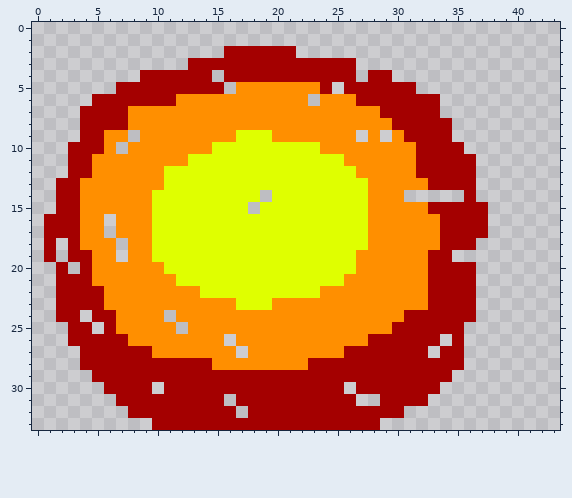
One commit to this pixel-art sprite: GGJ 2021/Assets/Scripts/game/Empresario 26.png. The picture above was drawn from the file before the commit.
The file is 44x34 pixels.
The same view after the edit:
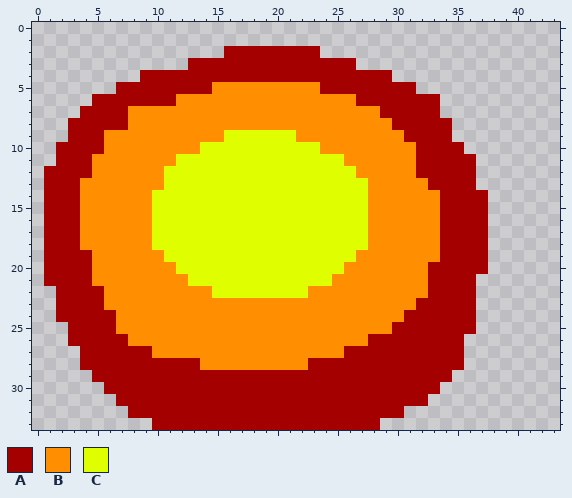
Palette (. is transparent): A #a40000  B #ff8f00  C #dfff00
From the commit log: Barrita, y empresario animacion cambiada
From old to new:
@@ x 0..43 @@
  1 ............................................
- 2 ................AAAAAA......................
+ 2 ................AAAAAAAA....................
  3 .............AAAAAAAAAAAAAA.................
- 4 .........AAAAAA.AAAAAAAAAAA.AA..............
- 5 .......AAAAAAAAA.BBBBBBBA.AAAAAA............
- 6 .....AAAAAAABBBBBBBBBBB.BBBAAAAAAA..........
+ 4 .........AAAAAAAAAAAAAAAAAAAAA..............
+ 5 .......AAAAAAAABBBBBBBBBAAAAAAAA............
+ 6 .....AAAAAAABBBBBBBBBBBBBBBAAAAAAA..........
  7 ....AAAABBBBBBBBBBBBBBBBBBBBBAAAAA..........
- 8 ....AAAABBBBBBBBBBBBBBBBBBBBBBAAAAA.........
- 9 ....AABB.BBBBBBBBCCCBBBBBBB.B.BAAAA.........
-10 ...AAAB.BBBBBBBCCCCCCCCCBBBBBBBBAAAA........
-11 ...AABBBBBBBBCCCCCCCCCCCCCBBBBBBAAAAA.......
-12 ...AABBBBBBCCCCCCCCCCCCCCCCBBBBBAAAAA.......
-13 ..AABBBBBBBCCCCCCCCCCCCCCCCCBBBBBAAAA.......
-14 ..AABBBBBBCCCCCCCCC.CCCCCCCCBBB.....A.......
-15 ..AABBBBBBCCCCCCCC.CCCCCCCCCBBBBBAAAAA......
-16 .AAABB.BBBCCCCCCCCCCCCCCCCCCBBBBBBAAAA......
-17 .AAABB.BBBCCCCCCCCCCCCCCCCCCBBBBBBAAAA......
-18 .A.ABBB.BBCCCCCCCCCCCCCCCCCCBBBBBBAAA.......
-19 .A.AABB.BBCCCCCCCCCCCCCCCCCBBBBBBAA.........
-20 ..A.ABBBBBBCCCCCCCCCCCCCCCCBBBBBBAAAA.......
-21 ..AAABBBBBBBCCCCCCCCCCCCCCBBBBBBBAAAA.......
-22 ..AAAABBBBBBBBCCCCCCCCCCBBBBBBBBBAAAA.......
-23 ..AAAABBBBBBBBBBBCCCBBBBBBBBBBBBBAAAA.......
-24 ..AA.AABBBB.BBBBBBBBBBBBBBBBBBBAAAAAA.......
-25 ...AA.ABBBBB.BBBBBBBBBBBBBBBBBAAAAAA........
-26 ...AAAAABBBBBBBB.BBBBBBBBBBBAAAAAA.A........
-27 ....AAAAAABBBBBBB.BBBBBBBBAAAAAAA.AA........
-28 ....AAAAAAAAAAABBBBBBBBAAAAAAAAAAAAA........
+ 8 ...AAAAABBBBBBBBBBBBBBBBBBBBBBAAAAA.........
+ 9 ...AAABBBBBBBBBBCCCCCCBBBBBBBBBAAAA.........
+10 ..AAAABBBBBBBBCCCCCCCCCCBBBBBBBBAAAA........
+11 ..AAABBBBBBBCCCCCCCCCCCCCCBBBBBBAAAAA.......
+12 .AAAABBBBBBCCCCCCCCCCCCCCCCBBBBBAAAAA.......
+13 .AAABBBBBBBCCCCCCCCCCCCCCCCCBBBBBAAAA.......
+14 .AAABBBBBBCCCCCCCCCCCCCCCCCCBBBBBBAAAA......
+15 .AAABBBBBBCCCCCCCCCCCCCCCCCCBBBBBBAAAA......
+16 .AAABBBBBBCCCCCCCCCCCCCCCCCCBBBBBBAAAA......
+17 .AAABBBBBBCCCCCCCCCCCCCCCCCCBBBBBBAAAA......
+18 .AAABBBBBBCCCCCCCCCCCCCCCCCCBBBBBBAAAA......
+19 .AAAABBBBBBCCCCCCCCCCCCCCCCBBBBBBBAAAA......
+20 .AAAABBBBBBBCCCCCCCCCCCCCCBBBBBBBAAAAA......
+21 .AAAABBBBBBBBCCCCCCCCCCCCBBBBBBBBAAAA.......
+22 ..AAAABBBBBBBBBCCCCCCCCBBBBBBBBBBAAAA.......
+23 ..AAAABBBBBBBBBBBBBBBBBBBBBBBBBBAAAAA.......
+24 ..AAAAABBBBBBBBBBBBBBBBBBBBBBBBAAAAAA.......
+25 ...AAAABBBBBBBBBBBBBBBBBBBBBBBAAAAAAA.......
+26 ...AAAAABBBBBBBBBBBBBBBBBBBBAAAAAAAA........
+27 ....AAAAAABBBBBBBBBBBBBBBBAAAAAAAAAA........
+28 ....AAAAAAAAAABBBBBBBBBAAAAAAAAAAAAA........
 29 .....AAAAAAAAAAAAAAAAAAAAAAAAAAAAAA.........
-30 ......AAAA.AAAAAAAAAAAAAAA.AAAAAAA..........
-31 .......AAAAAAAAA.AAAAAAAAAA..AAAA...........
-32 ........AAAAAAAAA.AAAAAAAAAAAAA.............
+30 ......AAAAAAAAAAAAAAAAAAAAAAAAAAAA..........
+31 .......AAAAAAAAAAAAAAAAAAAAAAAAAA...........
+32 ........AAAAAAAAAAAAAAAAAAAAAAA.............
 33 ..........AAAAAAAAAAAAAAAAAAA...............
Where, in picture pixels (left, top, right, bottom), the same in both pictures:
changed: (44, 46, 488, 418)
